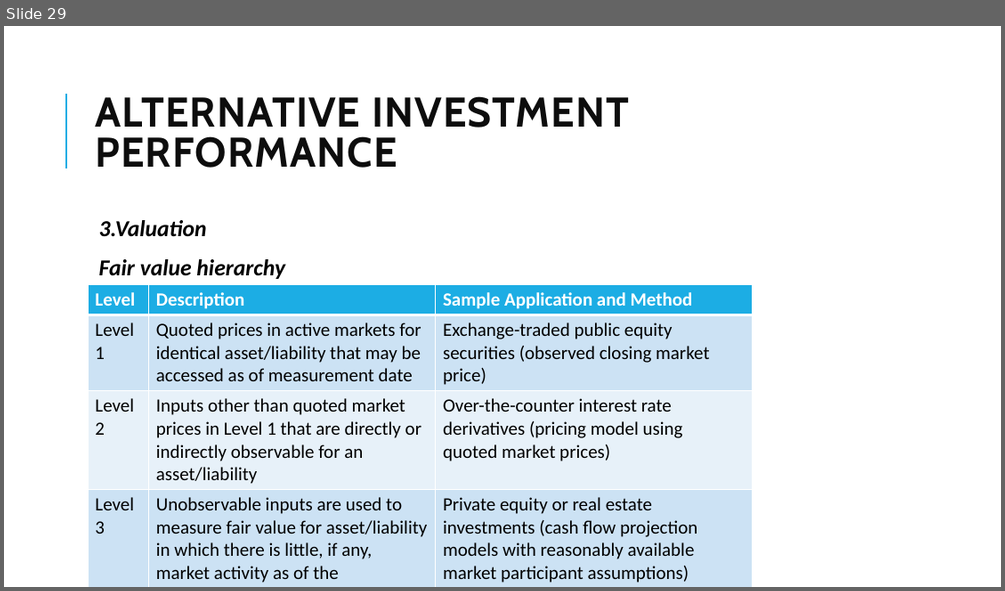
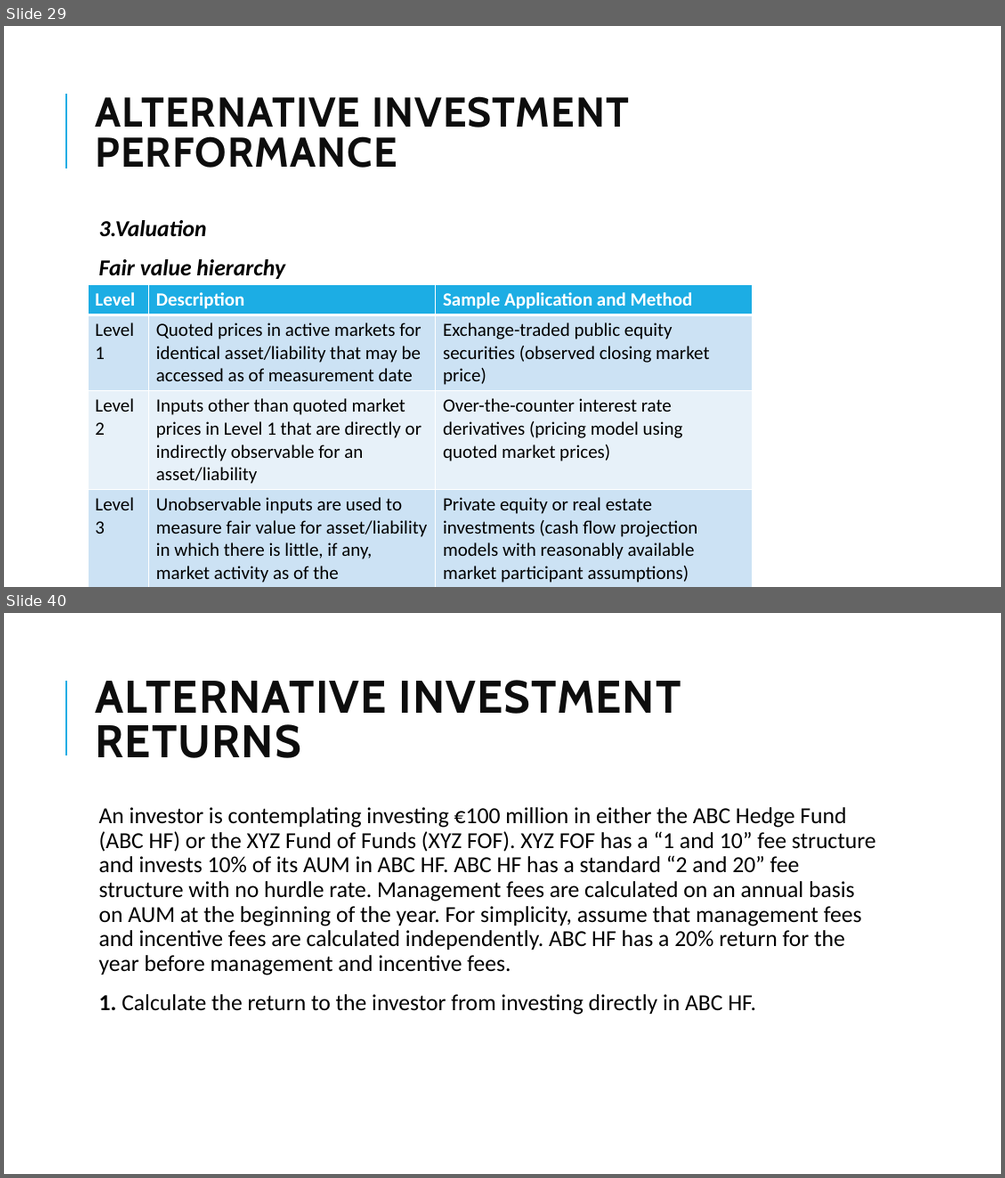
Before and after one commit to Isco0530/data, a slide deck: 2024Alternative.pptx. Shown one above the other, each under a label of ours: slide 29 before the commit, slides 29 and 40 after it; the slides between them are not shown. The pictures are 1005x591 and 1005x1178 pixels, drawn with LibreOffice and Linux fonts; fonts in the diff are those of the drawing. Boxes give left, top, right and bottom in pixels: in the first picture for what was removed or moved away, otherwise in the second. Text is boxed around its words. In the diff, an @@ line names an element or a change of style, - is before the commit and + after.

```diff
--- a/2024Alternative.pptx
+++ b/2024Alternative.pptx
@@ slide 40 added at (4, 613, 1001, 1174), background #FFFFFF; not listed: 1 template element that a slide beside it also shows @@
@@ title added at (95, 680, 680, 758), 44 pt, text #0D0D0D, bold @@
+ALTERNATIVE INVESTMENT RETURNS
@@ text added at (99, 807, 876, 1014), 22 pt, text #000000 @@
+  An investor is contemplating investing €100 million in either the ABC Hedge Fund (ABC HF) or the XYZ Fund of Funds (XYZ FOF). XYZ FOF has a “1 and 10” fee structure and invests 10% of its AUM in ABC HF. ABC HF has a standard “2 and 20” fee structure with no hurdle rate. Management fees are calculated on an annual basis on AUM at the beginning of the year. For simplicity, assume that management fees and incentive fees are calculated independently. ABC HF has a 20% return for the year before management and incentive fees.
+  1. Calculate the return to the investor from investing directly in ABC HF.
```
Also in this commit, not shown: 1 slide changed, 10 other slides added.
